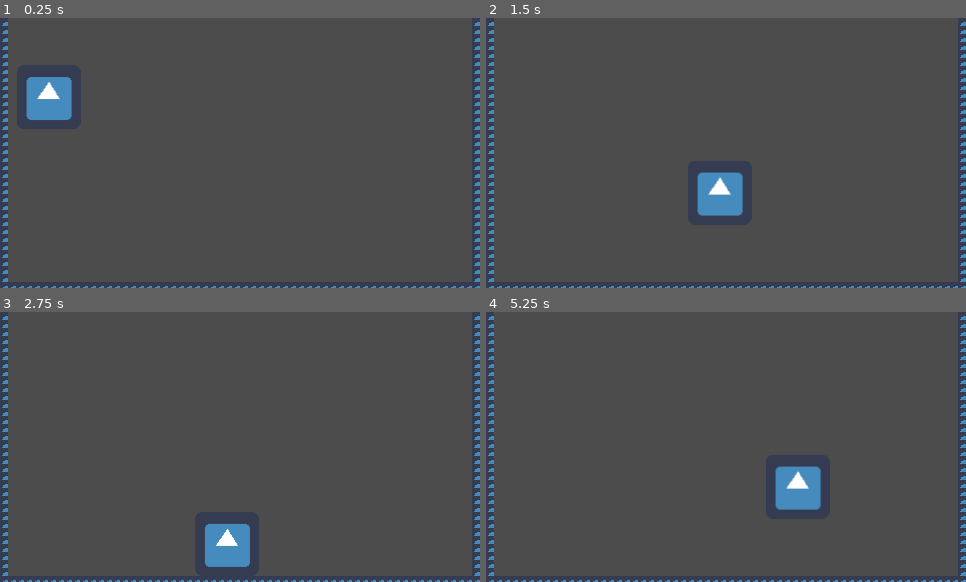
Above: before the commit, frames 1-4 (two rows, left to right).
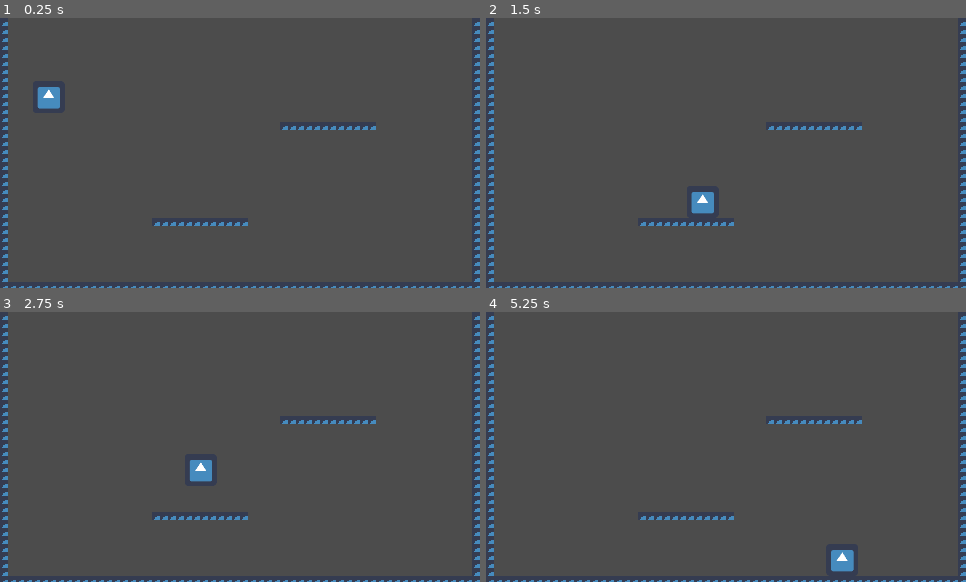
Above: after the commit, the same moments.

Repository: jordanhalase/Capstone6
Game: Godot game, scene res://Maps/BasicMap.tscn
Two runs of this game, one before a commit and one after it. Both use one fixed random seed, a clock stepped at 60 frames per second and the inputs below. The engine's default icon, where the game draws it, is replaced by a stand-in: a white triangle on a blue panel in a dark square.
Inputs:
- Up to frame 1 (0.25 s): no input
- Up to frame 2 (1.5 s): hold Right (ui_right) from 0.53 s (still down); tap Up (ui_up) at 0.77 s
- Up to frame 3 (2.75 s): tap Up (ui_up) at 1.52 s; release Right (ui_right) at 2.03 s; hold Left (ui_left) from 2.03 s (still down)
- Up to frame 4 (5.25 s): release Left (ui_left) at 2.78 s; hold Right (ui_right) 2.78-4.28 s; tap Up (ui_up) at 3.02, 3.77, 4.52 s; hold Left (ui_left) 4.28-5.03 s; hold Right (ui_right) from 5.03 s (still down)

The runs differ from the first frame. In frame 1, 1.6% of the frame differs, in the area x 5-79%, y 21-78%; in frame 2, 1.8%; in frame 3, 2.2%; in frame 4, 2.3%, in the area x 32-79%, y 40-97%.

Commit message:
rescaled the player & enabled the friction implemented by Tom
the map was slightly modifed too..

Diff:
--- a/Maps/BasicMap.tscn
+++ b/Maps/BasicMap.tscn
@@ -35,7 +35,7 @@
 tile_set = SubResource( 2 )
 cell_size = Vector2( 8, 8 )
 format = 1
-tile_data = PoolIntArray( 0, 0, 0, 59, 0, 0, 65536, 0, 0, 65 …(297 unchanged characters)… , 0, 0, 786491, 0, 0, 851968, 0, 0, 852027, 0, 0, 917504, 0, 0, 917563, 0, 0, 983040, 0, 0, 983099, 0, 0, 1048576, 0, 0, 1048635, 0, 0, 1114112, 0, 0, 1114171, 0, 0, 1179648, 0, 0, 1179707, 0, 0, 1245184, 0, 0, 1245243, 0, 0, 1310720, 0, 0, 1310779, 0, 0, 1376256, 0, 0, 1376315, 0, 0, 1441792, 0, 0, 1441851, 0, 0, 1507328, 0, 0, 1507387, 0, 0, 1572864, 0, 0, 1572923, 0, 0, 1638400, 0, 0, 1638459, 0, 0, 1703936, 0, 0, 1 …(1094 unchanged characters)…
+tile_data = PoolIntArray( 0, 0, 0, 59, 0, 0, 65536, 0, 0, 65 …(297 unchanged characters)… , 0, 0, 786491, 0, 0, 851968, 0, 0, 852003, 0, 0, 852004, 0, 0, 852005, 0, 0, 852006, 0, 0, 852007, 0, 0, 852008, 0, 0, 852009, 0, 0, 852010, 0, 0, 852011, 0, 0, 852012, 0, 0, 852013, 0, 0, 852014, 0, 0, 852027, 0, 0, 917504, 0, 0, 917563, 0, 0, 983040, 0, 0, 983099, 0, 0, 1048576, 0, 0, 1048635, 0, 0, 1114112, 0, 0, 1114171, 0, 0, 1179648, 0, 0, 1179707, 0, 0, 1245184, 0, 0, 1245243, 0, 0, 1310720, 0, 0, 1310779, 0, 0, 1376256, 0, 0, 1376315, 0, 0, 1441792, 0, 0, 1441851, 0, 0, 1507328, 0, 0, 1507387, 0, 0, 1572864, 0, 0, 1572923, 0, 0, 1638400, 0, 0, 1638419, 0, 0, 1638420, 0, 0, 1638421, 0, 0, 1638422, 0, 0, 1638423, 0, 0, 1638424, 0, 0, 1638425, 0, 0, 1638426, 0, 0, 1638427, 0, 0, 1638428, 0, 0, 1638429, 0, 0, 1638430, 0, 0, 1638459, 0, 0, 1703936, 0, 0, 1 …(1094 unchanged characters)…
 
 [node name="player" parent="TileMap" instance=ExtResource( 1 )]
 position = Vector2( 48.5877, 39.0372 )
--- a/Player.gd
+++ b/Player.gd
@@ -10,7 +10,7 @@
 func _physics_process(_delta):
 	motion.y += GRAVITY
 	# the higher the player jump the more gravity
-	var friction = false
+	var friction = true
 	if Input.is_action_pressed("ui_right"):
 		motion.x = min(motion.x + ACCELERATION, MAX_SPEED)
 	# player moving right
--- a/Player.tscn
+++ b/Player.tscn
@@ -8,6 +8,7 @@
 
 [node name="player" type="KinematicBody2D"]
 position = Vector2( 32, 32 )
+scale = Vector2( 0.5, 0.5 )
 script = ExtResource( 2 )
 __meta__ = {
 "_edit_group_": true
